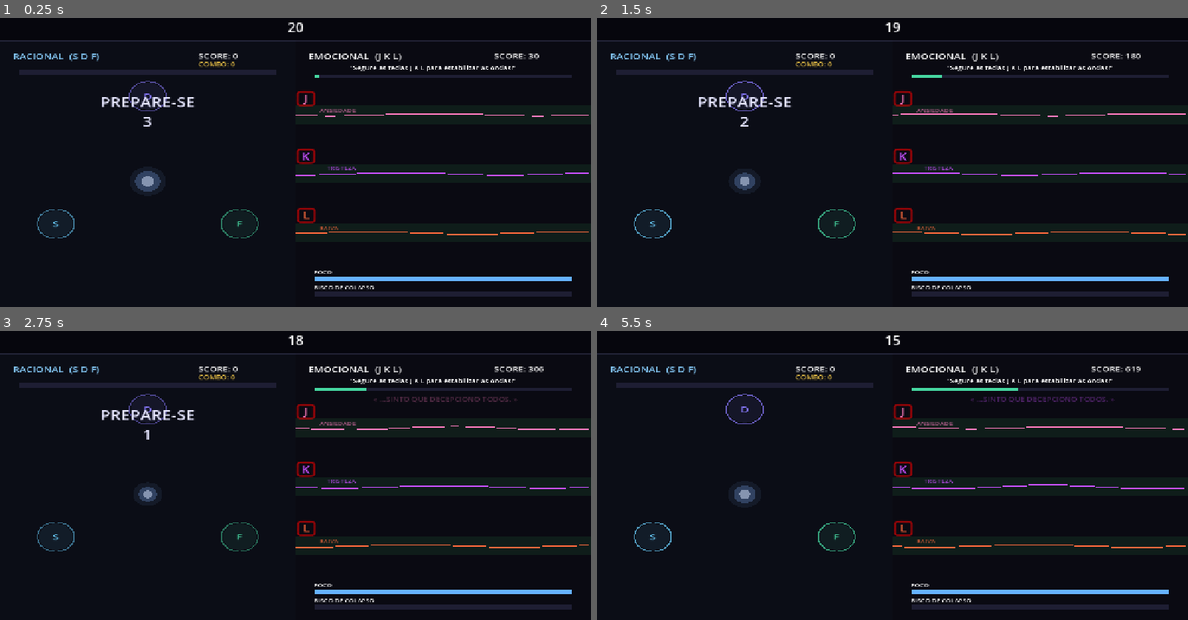
Above: before the commit, frames 1-4 (two rows, left to right).
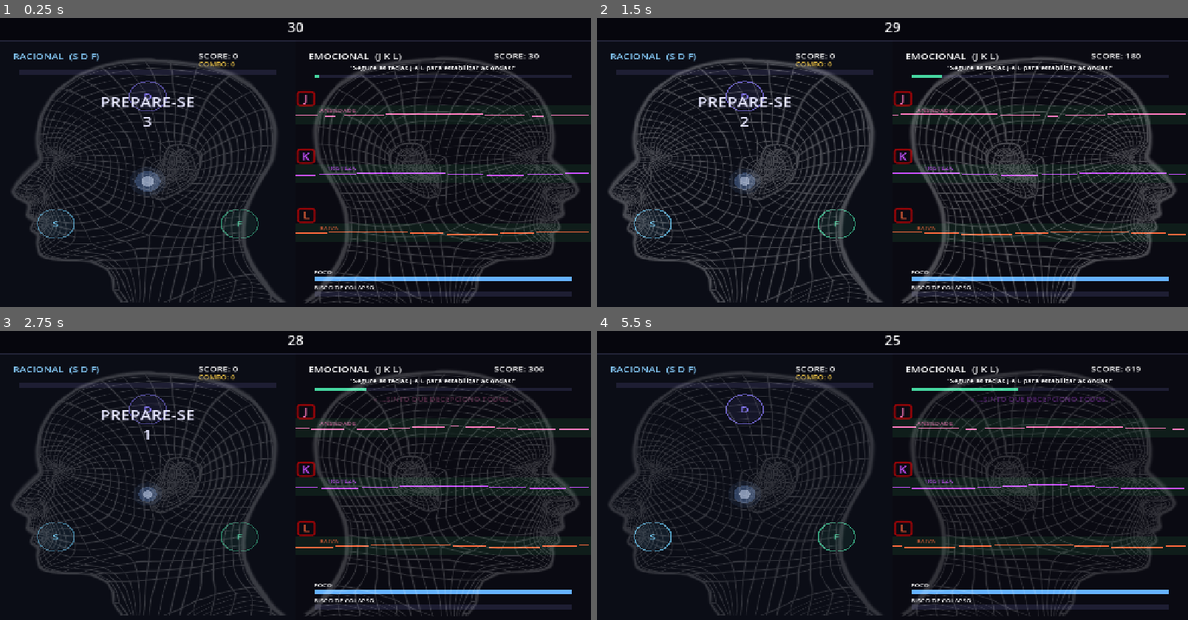
Above: after the commit, the same moments.

Repository: joaopedrogiancolidev/Gamejam42
Game: Godot game, scene res://scenes/Hub.tscn
The game is run twice, just before and just after one commit, with the same random seed, the same clock (stepped at 60 frames per second) and the same inputs. Sound files missing from this copy of the repository are replaced by a short silence.
Inputs:
- Up to frame 1 (0.25 s): no input
- Up to frame 2 (1.5 s): tap Enter at 0.5 s; hold D 0.53-1.28 s; tap J at 0.6 s; tap Space at 0.77 s; hold S from 1.28 s (still down); tap K at 1.35 s
- Up to frame 3 (2.75 s): tap Space at 1.52 s; release S at 2.03 s; hold D from 2.03 s (still down); tap L at 2.1 s
- Up to frame 4 (5.5 s): tap Enter at 2.85 s; tap Space at 3.02, 3.77, 4.52 s; release D at 3.53 s; hold S from 3.53 s (still down); tap Keypad Enter at 3.6 s; tap F at 4.35 s; tap J at 5.1 s

The runs differ from the first frame. In frame 1, 15% of the frame differs, in the area x 2-98%, y 1-99%; in frame 2, 18%, in the area x 1-98%, y 1-99%; in frame 3, 14%; in frame 4, 12%.

Commit message:
Background pulsante, timer de 30s e fim por pontuação máxima
- Hub: alpha do Background2 sobe/desce em onda senoidal (sensação de
  estar "dentro do cérebro"), centrado no alpha definido na cena.
- Timer da partida vai pra 30s (Hub, Overlay e timer interno do Waves).
- Partida encerra na hora quando os dois lados batem a META (por
  enquanto), além dos finais por colapso ou fim do tempo.

Diff:
--- a/scenes/Hub.tscn
+++ b/scenes/Hub.tscn
@@ -1,10 +1,11 @@
-[gd_scene format=3 uid="uid://doyr84gsem0lk"]
+[gd_scene format=3 uid="uid://doyr84gsem0lm"]
 
 [ext_resource type="Script" uid="uid://bxqum3ym5r0k2" path="res://scripts/Hub.gd" id="1_hub"]
 [ext_resource type="PackedScene" uid="uid://ddo67vb1yguwj" path="res://scenes/MinigameDance.tscn" id="2_dance"]
-[ext_resource type="PackedScene" uid="uid://ddo67vclyoxci" path="res://scenes/MinigameWaves.tscn" id="3_waves"]
+[ext_resource type="PackedScene" uid="uid://ddo67vclyoxcj" path="res://scenes/MinigameWaves.tscn" id="3_waves"]
 [ext_resource type="Script" uid="uid://cv0t765ay2tka" path="res://scripts/Overlay.gd" id="4_overlay"]
 [ext_resource type="AudioStream" uid="uid://bwswl0pgqsgh4" path="res://assets/music/Zeta - RAM.mp3" id="5_1t77w"]
+[ext_resource type="Texture2D" uid="uid://c4q2iaj4rbw65" path="res://assets/background_2.png" id="6_tm630"]
 
 [node name="Hub" type="Node2D" unique_id=454329926]
 script = ExtResource("1_hub")
@@ -40,10 +41,16 @@
 offset_bottom = 132.0
 pivot_offset = Vector2(640, 112)
 theme_override_font_sizes/font_size = 30
-text = "20"
+text = "30"
 horizontal_alignment = 1
 
 [node name="bg_music" type="AudioStreamPlayer" parent="." unique_id=1073164063]
 stream = ExtResource("5_1t77w")
 bus = &"Music"
 parameters/looping = true
+
+[node name="Background2" type="Sprite2D" parent="." unique_id=526787624]
+self_modulate = Color(1, 1, 1, 0.27450982)
+position = Vector2(638, 373)
+scale = Vector2(0.3641676, 0.27298388)
+texture = ExtResource("6_tm630")
--- a/scripts/Hub.gd
+++ b/scripts/Hub.gd
@@ -14,7 +14,11 @@
 #   - alguém COLAPSA          -> FinalGameover
 # ============================================================
 
-const DURACAO: float = 20.0
+const DURACAO: float = 30.0
+
+# pulsação do background ("respiração do cérebro")
+const BG_PULSO_VEL: float = 1.1   # rad/s (~5.7s por ciclo)
+const BG_PULSO_AMP: float = 0.12  # quanto o alpha sobe/desce
 
 const CENAS_FINAL := {
 	"feliz": preload("res://scenes/FinalFeliz.tscn"),
@@ -25,11 +29,18 @@
 
 @onready var dance = $Dance
 @onready var waves = $Waves
+@onready var _background2: Sprite2D = $Background2
 
 var estado: String = "rodando"     # "rodando" | "fim"
 var final_tipo: String = ""
 var tempo: float = 0.0
 var _cena_final: Node = null
+var _bg_alpha_base: float = 0.2
+
+
+func _ready() -> void:
+	if _background2:
+		_bg_alpha_base = _background2.self_modulate.a
 
 
 func _process(delta: float) -> void:
@@ -37,13 +48,28 @@
 		return
 
 	tempo += delta
+	_pulsar_background()
 
 	if dance.falhou or waves.falhou:
 		_terminar("gameover")
 		return
 
+	# os dois bateram a pontuação máxima -> acaba na hora (por enquanto)
+	if dance.score >= dance.META and waves.score >= waves.META:
+		_avaliar()
+		return
+
 	if tempo >= DURACAO:
 		_avaliar()
+
+
+# alpha do background sobe e desce devagar = sensação de estar
+# "dentro do cérebro" pulsando
+func _pulsar_background() -> void:
+	if not _background2:
+		return
+	var a: float = _bg_alpha_base + BG_PULSO_AMP * sin(tempo * BG_PULSO_VEL)
+	_background2.self_modulate.a = clampf(a, 0.0, 1.0)
 
 
 func _avaliar() -> void:
--- a/scripts/MinigameWaves.gd
+++ b/scripts/MinigameWaves.gd
@@ -283,7 +283,7 @@
 	if score >= META:
 		score = META
 		ativo = false
-	elif tempo >= 20.0:
+	elif tempo >= 30.0:
 		if score < META:
 			falhou = true
 		ativo = false
--- a/scripts/Overlay.gd
+++ b/scripts/Overlay.gd
@@ -10,7 +10,7 @@
 #  últimos segundos). Moldura e Divisoria são nós estáticos.
 # ============================================================
 
-const DURACAO: float = 20.0
+const DURACAO: float = 30.0
 const URGENCIA: float = 5.0   # segundos finais em que o cronômetro fica vermelho
 
 @onready var _cronometro: Label = $Cronometro
